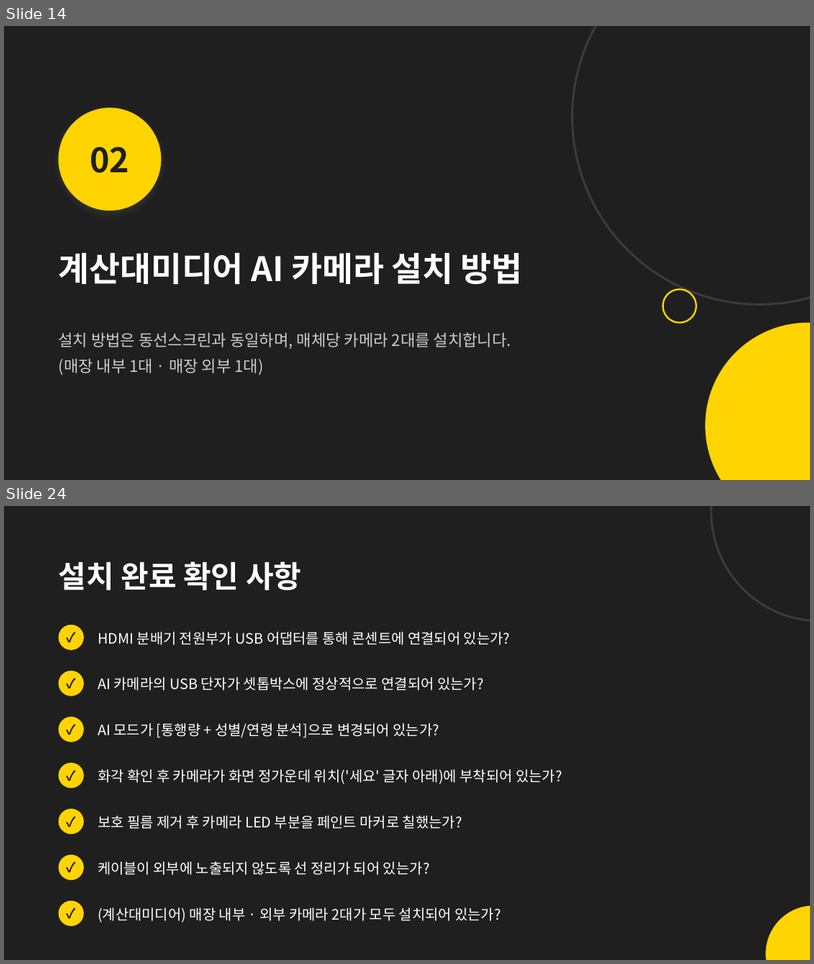
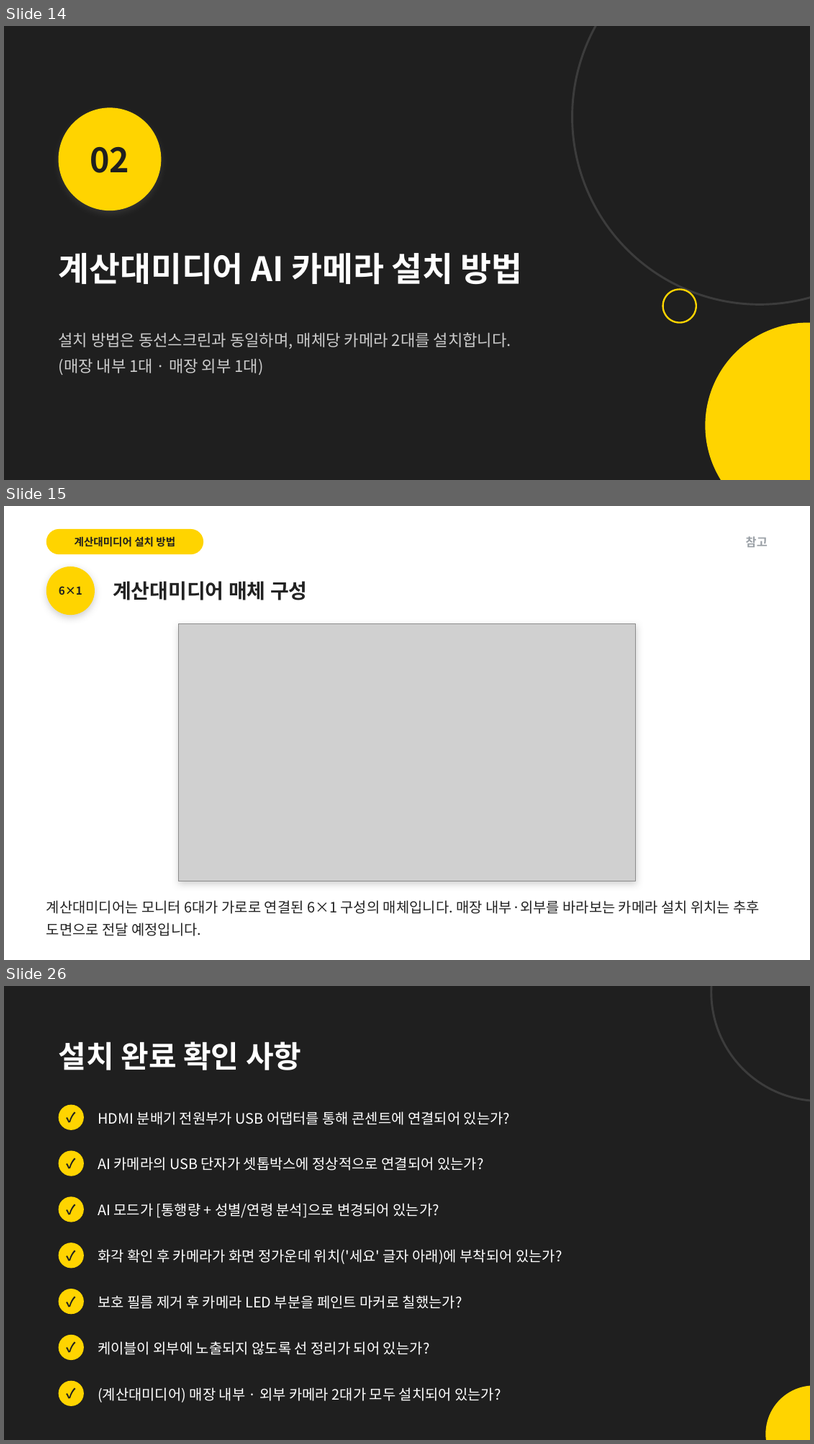
Before and after one commit to alsdn2947/ars, a slide deck: 이마트_AI카메라_설치매뉴얼.pptx. Shown one above the other, each under a label of ours: slides 14 and 24 before the commit, slides 14, 15 and 26 after it; the slides between them are not shown. The pictures are 814x964 and 814x1444 pixels, drawn with LibreOffice and Linux fonts; fonts in the diff are those of the drawing; grey boxes stand for pictures. Boxes give left, top, right and bottom in pixels: in the first picture for what was removed or moved away, otherwise in the second. Text is boxed around its words. In the diff, an @@ line names an element or a change of style, - is before the commit and + after.

```diff
--- a/이마트_AI카메라_설치매뉴얼.pptx
+++ b/이마트_AI카메라_설치매뉴얼.pptx
@@ slide 15 added at box(4, 506, 810, 960), background #FFFFFF @@
@@ rounded rectangle added at box(46, 529, 203, 554), fill #FFD400 @@
@@ text added at box(75, 536, 175, 547), 12.5 pt, text #1F1F1F, bold @@
+계산대미디어 설치 방법
@@ text added at box(746, 536, 768, 547), 14 pt, text #9AA0A6, bold @@
+참고
@@ ellipse added at box(46, 566, 95, 615), fill #FFD400 @@
@@ text added at box(59, 586, 82, 595), 13 pt, text #1F1F1F, bold @@
+6×1
@@ text added at box(113, 581, 308, 600), 24 pt, text #222222, bold @@
+계산대미디어 매체 구성
@@ rectangle added at box(179, 624, 636, 881), fill #FFFFFF @@
@@ picture added at box(179, 624, 636, 881) @@
@@ text added at box(46, 900, 761, 936), 17 pt, text #222222 @@
+계산대미디어는 모니터 6대가 가로로 연결된 6×1 구성의 매체입니다. 매장 내부·외부를 바라보는 카메라 설치 위치는 추후 도면으로 전달 예정입니다.
@@ what was slide 24 is now slide 26 @@
```
Also in this commit, not shown: 3 slides changed, 7 other slides added, 6 slides removed.
